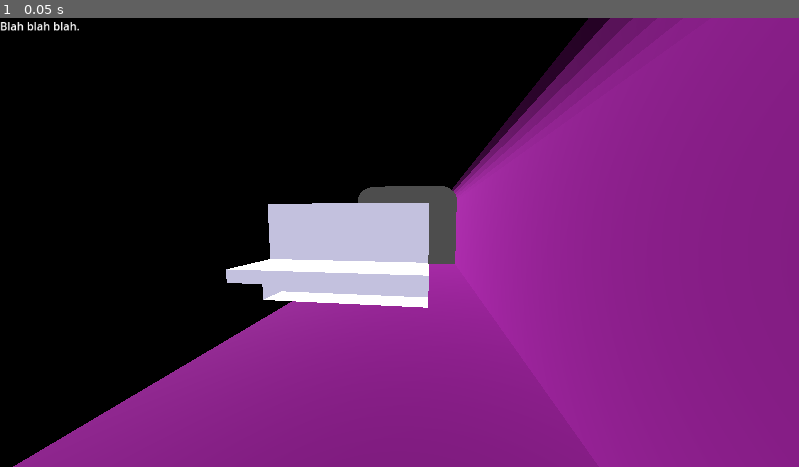
Above: before the commit, frame 1.
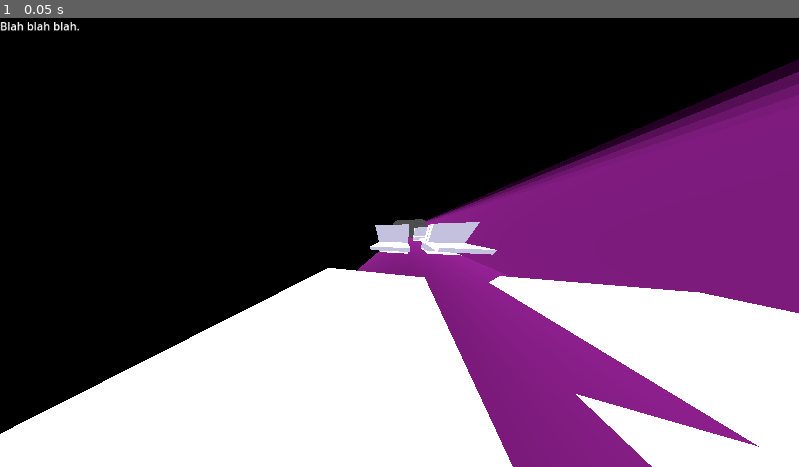
Above: after the commit, the same moment.

Repository: gussmith23/2024-09-plse-game-jam
Game: Godot game, scene res://main.tscn
Same seed, same stepped clock (60 frames per second), same inputs: the game is played once before the commit and once after it.
Inputs:
- Up to frame 1 (0.05 s): no input

The runs differ from the first frame. In frame 1, 43% of the frame differs, in the area x 0-100%, y 0-100%.

Commit message:
tweak chairs

Diff:
--- a/environment.tscn
+++ b/environment.tscn
@@ -16,15 +16,58 @@
 transform = Transform3D(-0.718258, 0.224212, 0.658661, 0.297297, -0.756988, 0.58188, 0.629063, 0.613758, 0.477055, 0.889544, 47.9979, -137.927)
 
 [node name="Traincar" type="MeshInstance3D" parent="."]
-transform = Transform3D(-5.16498, -0.0230044, -128.525, 0.142575, 128.629, -0.0287527, 128.525, -0.143615, -5.16494, 88.1778, 17.1029, -526.142)
+transform = Transform3D(-5.28397, -0.0230068, -177.104, 0.14586, 128.643, -0.0396203, 131.487, -0.14363, -7.11712, 88.1778, 17.1029, -526.142)
 material_override = SubResource("StandardMaterial3D_ub4lb")
 mesh = ExtResource("1_nib2n")
 skeleton = NodePath("../..")
 
-[node name="seat" type="MeshInstance3D" parent="Traincar"]
-transform = Transform3D(-0.566207, 0.000765389, -0.00134332, 0.000764204, 0.566208, 0.000500477, 0.001344, 0.00049866, -0.566207, 4.35657, -0.517372, -0.340632)
+[node name="SpotLight3D" type="SpotLight3D" parent="."]
+transform = Transform3D(0.999957, 0.00922586, 0.000963758, 0.00871118, -0.969684, 0.244207, 0.00318756, -0.244188, -0.969723, 0.00162291, 17.2939, -44.1625)
+
+[node name="seat" type="MeshInstance3D" parent="."]
+transform = Transform3D(2.45813, -0.0967409, 58.0564, 0.0156628, 86.9104, 0.0641873, -65.0147, 0.01728, 2.19506, 210.679, -79.8054, 448.261)
 material_override = SubResource("StandardMaterial3D_ma5k8")
 mesh = ExtResource("2_movxi")
+skeleton = NodePath("../Traincar")
 
-[node name="SpotLight3D" type="SpotLight3D" parent="."]
-transform = Transform3D(0.999957, 0.00922586, 0.000963758, 0.00871118, -0.969684, 0.244207, 0.00318756, -0.244188, -0.969723, 0.00162291, 17.2939, -44.1625)
+[node name="seat2" type="MeshInstance3D" parent="."]
+transform = Transform3D(2.45813, -0.0967409, 58.0564, 0.0156628, 86.9104, 0.0641873, -65.0147, 0.01728, 2.19506, -113.236, -79.8054, 448.261)
+material_override = SubResource("StandardMaterial3D_ma5k8")
+mesh = ExtResource("2_movxi")
+skeleton = NodePath("../Traincar")
+
+[node name="seat3" type="MeshInstance3D" parent="."]
+transform = Transform3D(-0.974529, 0.0963216, -58.0914, 0.0156628, 86.9104, 0.0641873, 65.0538, -0.0194821, -0.870243, -113.194, -79.8054, 266.501)
+material_override = SubResource("StandardMaterial3D_ma5k8")
+mesh = ExtResource("2_movxi")
+skeleton = NodePath("../Traincar")
+
+[node name="seat4" type="MeshInstance3D" parent="."]
+transform = Transform3D(-0.974529, 0.0963216, -58.0914, 0.0156628, 86.9104, 0.0641873, 65.0538, -0.0194821, -0.870243, 210.637, -79.8054, 259.113)
+material_override = SubResource("StandardMaterial3D_ma5k8")
+mesh = ExtResource("2_movxi")
+skeleton = NodePath("../Traincar")
+
+[node name="seat5" type="MeshInstance3D" parent="."]
+transform = Transform3D(2.45813, -0.0967409, 58.0564, 0.0156628, 86.9104, 0.0641873, -65.0147, 0.01728, 2.19506, 210.679, -79.8054, 175.052)
+material_override = SubResource("StandardMaterial3D_ma5k8")
+mesh = ExtResource("2_movxi")
+skeleton = NodePath("../Traincar")
+
+[node name="seat6" type="MeshInstance3D" parent="."]
+transform = Transform3D(2.45813, -0.0967409, 58.0564, 0.0156628, 86.9104, 0.0641873, -65.0147, 0.01728, 2.19506, -113.236, -79.8054, 175.052)
+material_override = SubResource("StandardMaterial3D_ma5k8")
+mesh = ExtResource("2_movxi")
+skeleton = NodePath("../Traincar")
+
+[node name="seat7" type="MeshInstance3D" parent="."]
+transform = Transform3D(-0.974529, 0.0963216, -58.0914, 0.0156628, 86.9104, 0.0641873, 65.0538, -0.0194821, -0.870243, -113.194, -79.8054, -6.7081)
+material_override = SubResource("StandardMaterial3D_ma5k8")
+mesh = ExtResource("2_movxi")
+skeleton = NodePath("../Traincar")
+
+[node name="seat8" type="MeshInstance3D" parent="."]
+transform = Transform3D(-0.974529, 0.0963216, -58.0914, 0.0156628, 86.9104, 0.0641873, 65.0538, -0.0194821, -0.870243, 210.637, -79.8054, -14.0965)
+material_override = SubResource("StandardMaterial3D_ma5k8")
+mesh = ExtResource("2_movxi")
+skeleton = NodePath("../Traincar")
--- a/main.tscn
+++ b/main.tscn
@@ -15,8 +15,8 @@
 script = ExtResource("1_awnvo")
 
 [node name="Camera3D" type="Camera3D" parent="."]
-transform = Transform3D(-0.997008, 0.00931736, -0.0767346, 0.00232024, 0.995869, 0.0907747, 0.0772634, 0.0903251, -0.992911, 1.60865, 18.1266, -42.191)
-fov = 91.46
+transform = Transform3D(-0.997049, 0.00924387, -0.0762099, -0.0176438, 0.938556, 0.344675, 0.0747134, 0.345002, -0.935624, 148.625, 4.93223, 211.79)
+fov = 163.125
 
 [node name="environment" parent="." instance=ExtResource("2_w3mi7")]
 transform = Transform3D(1, -3.82194e-10, 0, -3.84219e-10, 1, 0, 0, -5.82077e-11, 1, 0.0366122, 0.0887462, 217)
